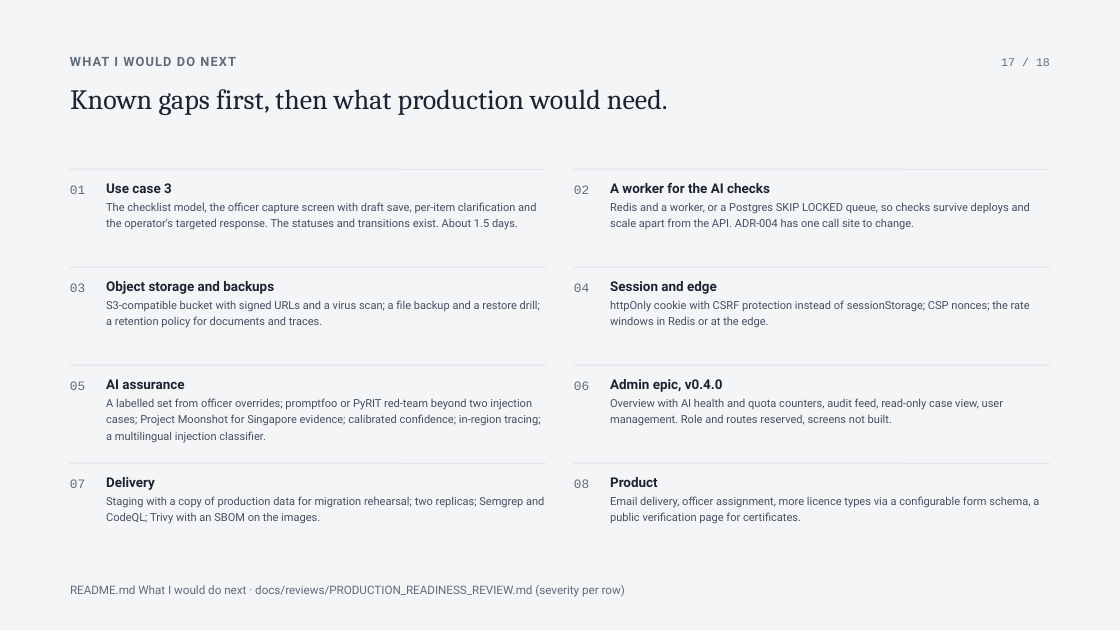
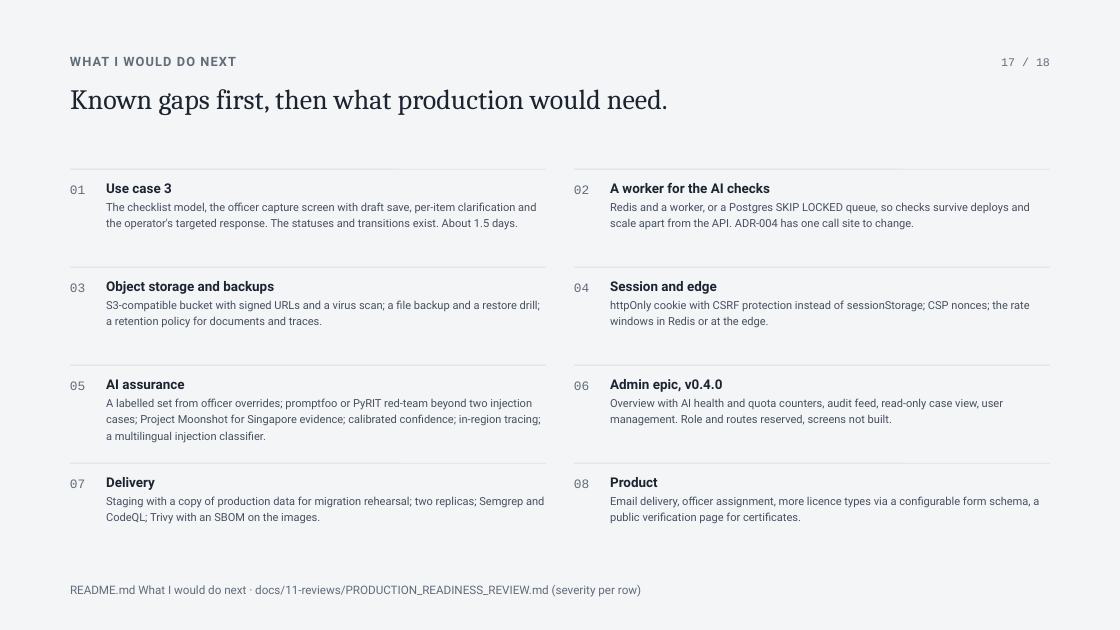
Before and after one commit to SuhaasNv/permitflow, a slide deck: slide 17 of docs/13-debrief/technical-deck/PermitFlow-technical.pptx. Drawn at 1120x630 pixels with LibreOffice and Linux fonts; fonts in the diff are those of the drawing. Boxes give left, top, right and bottom in pixels: in the first picture for what was removed or moved away, otherwise in the second. Text is boxed around its words. In the diff, an @@ line names an element or a change of style, - is before the commit and + after.

Commit message:
docs: technical deck follows the numbered folders

```diff
--- a/docs/13-debrief/technical-deck/PermitFlow-technical.pptx
+++ b/docs/13-debrief/technical-deck/PermitFlow-technical.pptx
@@ text at box(70, 585, 641, 597): text changed @@
-README.md What I would do next · docs/reviews/PRODUCTION_READINESS_REVIEW.md (severity per row)
+README.md What I would do next · docs/11-reviews/PRODUCTION_READINESS_REVIEW.md (severity per row)
```
Also in this commit, not shown: 7 other slides changed, 1 other file.
